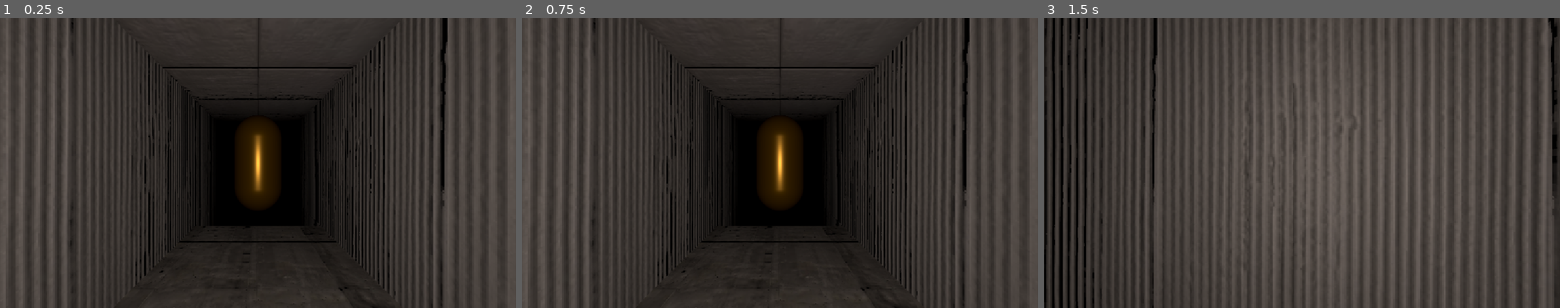
Above: before the commit, frames 1-3 (left to right).
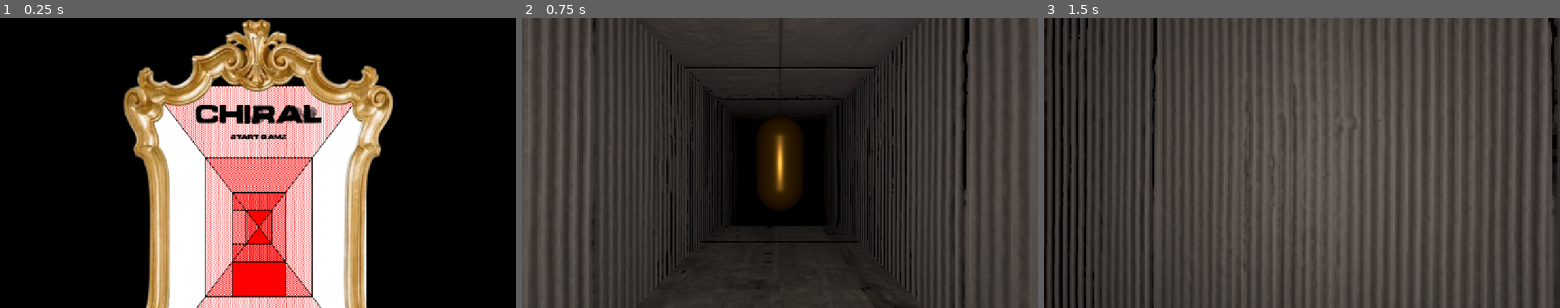
Above: after the commit, the same moments.

Repository: coopermeade-hash/Wall-Crawler
Game: Godot game, scene res://Scenes/Control/start_menu.tscn
Two runs of this game, one before a commit and one after it. Both use one fixed random seed, a clock stepped at 60 frames per second and the inputs below. Before the commit the project starts from res://Scenes/game.tscn.
Inputs (mouse positions are in pixels of both pictures, inside the frame that each line leads up to):
- Up to frame 1 (0.25 s): no input
- Up to frame 2 (0.75 s): click (780, 136) at 0.5 s, where only the run after the commit has a clickable "START GAME"
- Up to frame 3 (1.5 s): tap Enter at 1.25 s; hold Right (turn_right) from 1.28 s (still down); hold Space (attack) from 1.28 s (still down)

The runs differ from the first frame. In frame 1, 98% of the frame differs, in the area x 0-100%, y 0-100%; in frame 2, nothing differs; in frame 3, nothing differs.

Commit message:
Added Start Menu

Diff:
--- /dev/null
+++ b/wall-crawler/Scenes/Control/start_menu.gd
@@ -0,0 +1,6 @@
+extends Control
+
+
+
+func _on_start_game_pressed() -> void:
+	get_tree().change_scene_to_file("res://Scenes/game.tscn")
--- /dev/null
+++ b/wall-crawler/Scenes/Control/start_menu.tscn
@@ -0,0 +1,85 @@
+[gd_scene format=3 uid="uid://bp644bf1la5t"]
+
+[ext_resource type="Texture2D" uid="uid://3owk0jjrdir7" path="res://Resources/Sprites/Mirror_overlay.png" id="1_j6vwd"]
+[ext_resource type="Script" uid="uid://dhj7rhy8bjrhx" path="res://Scenes/Control/start_menu.gd" id="1_ntlg3"]
+[ext_resource type="Texture2D" uid="uid://tuc30hh3n300" path="res://Resources/Sprites/Menu_sprite_text.png" id="2_exdhs"]
+[ext_resource type="FontFile" uid="uid://u3id7psecji5" path="res://Resources/Fonts/FINGER PRINTED.TTF" id="3_exdhs"]
+
+[sub_resource type="LabelSettings" id="LabelSettings_g4v7s"]
+font = ExtResource("3_exdhs")
+font_size = 64
+font_color = Color(0, 0, 0, 1)
+
+[node name="StartMenu" type="Control" unique_id=1930233652]
+layout_mode = 3
+anchors_preset = 15
+anchor_right = 1.0
+anchor_bottom = 1.0
+grow_horizontal = 2
+grow_vertical = 2
+script = ExtResource("1_ntlg3")
+
+[node name="Void" type="ColorRect" parent="." unique_id=1172794663]
+z_index = -1
+layout_mode = 1
+anchors_preset = 15
+anchor_right = 1.0
+anchor_bottom = 1.0
+grow_horizontal = 2
+grow_vertical = 2
+color = Color(0, 0, 0, 1)
+
+[node name="MirrorOverlay" type="TextureRect" parent="." unique_id=1702550197]
+layout_mode = 1
+anchors_preset = 5
+anchor_left = 0.5
+anchor_right = 0.5
+offset_left = -303.5
+offset_top = 1.0
+offset_right = 303.5
+offset_bottom = 848.0
+grow_horizontal = 2
+texture = ExtResource("1_j6vwd")
+
+[node name="MenuSpriteText" type="TextureRect" parent="MirrorOverlay" unique_id=329835715]
+z_index = -1
+layout_mode = 0
+offset_left = 63.5
+offset_top = 153.0
+offset_right = 545.5
+offset_bottom = 780.0
+texture = ExtResource("2_exdhs")
+
+[node name="VBoxContainer" type="VBoxContainer" parent="MirrorOverlay" unique_id=2055005850]
+custom_minimum_size = Vector2(400, 500)
+custom_maximum_size = Vector2(400, -1)
+layout_mode = 1
+anchors_preset = 5
+anchor_left = 0.5
+anchor_right = 0.5
+offset_left = -200.0
+offset_top = 180.0
+offset_right = 200.0
+offset_bottom = 680.0
+grow_horizontal = 2
+
+[node name="Label" type="Label" parent="MirrorOverlay/VBoxContainer" unique_id=743161746]
+layout_mode = 2
+offset_transform_enabled = true
+text = "CHIRAL"
+label_settings = SubResource("LabelSettings_g4v7s")
+horizontal_alignment = 1
+
+[node name="Start Game" type="Button" parent="MirrorOverlay/VBoxContainer" unique_id=1393117024]
+custom_maximum_size = Vector2(200, -1)
+layout_mode = 2
+offset_transform_enabled = true
+offset_transform_position = Vector2(100, 0)
+offset_transform_visual_only = false
+theme_override_colors/font_color = Color(0, 0, 0, 1)
+theme_override_colors/font_hover_color = Color(1, 0, 0, 1)
+theme_override_fonts/font = ExtResource("3_exdhs")
+text = "START GAME"
+flat = true
+
+[connection signal="pressed" from="MirrorOverlay/VBoxContainer/Start Game" to="." method="_on_start_game_pressed"]
--- a/wall-crawler/Scenes/Map/grid_map.gd
+++ b/wall-crawler/Scenes/Map/grid_map.gd
@@ -16,6 +16,7 @@
 @onready var player : CharacterBody3D = get_tree().get_first_node_in_group("player")
 
 var exits = []
+
 
 func _ready() -> void:
 	var world_gen = WorldGen.new(world_size.x, world_size.y, world_size.z, 0, 0.5)
--- a/wall-crawler/project.godot
+++ b/wall-crawler/project.godot
@@ -11,7 +11,7 @@
 [application]
 
 config/name="WallCrawler"
-run/main_scene="uid://cv8la12224fp2"
+run/main_scene="uid://bp644bf1la5t"
 config/features=PackedStringArray("4.7", "GL Compatibility")
 config/icon="res://icon.svg"
 
Binary file added: wall-crawler/Resources/Fonts/ALGER.TTF
Not shown, added: wall-crawler/Resources/Fonts/ALGER.TTF.import
Binary file added: wall-crawler/Resources/Fonts/DIRTYSTAINS-DEMO.OTF
Not shown, added: wall-crawler/Resources/Fonts/DIRTYSTAINS-DEMO.OTF.import
Binary file added: wall-crawler/Resources/Fonts/FINGER PRINTED.TTF
Not shown, added: wall-crawler/Resources/Fonts/FINGER PRINTED.TTF.import
Binary file added: wall-crawler/Resources/Sprites/Menu_sprite_text.png
Not shown, added: wall-crawler/Resources/Sprites/Menu_sprite_text.png.import
Binary file added: wall-crawler/Resources/Sprites/Mirror_overlay.png
Not shown, changed: wall-crawler/Resources/Sprites/Mirror_overlay.png.import
Binary file removed: wall-crawler/Resources/Sprites/dire_dog.png
Not shown, added: wall-crawler/Scenes/Control/start_menu.gd.uid
